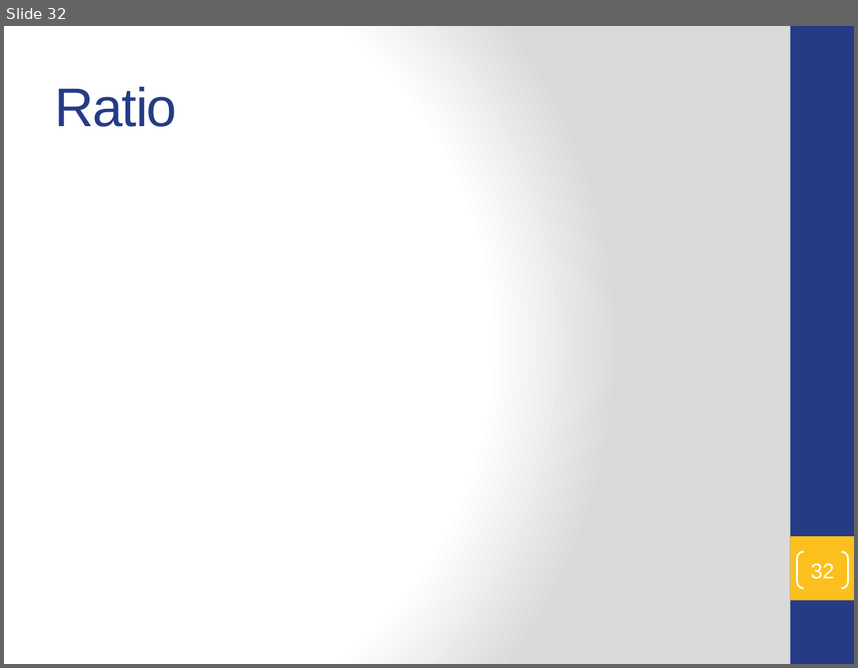
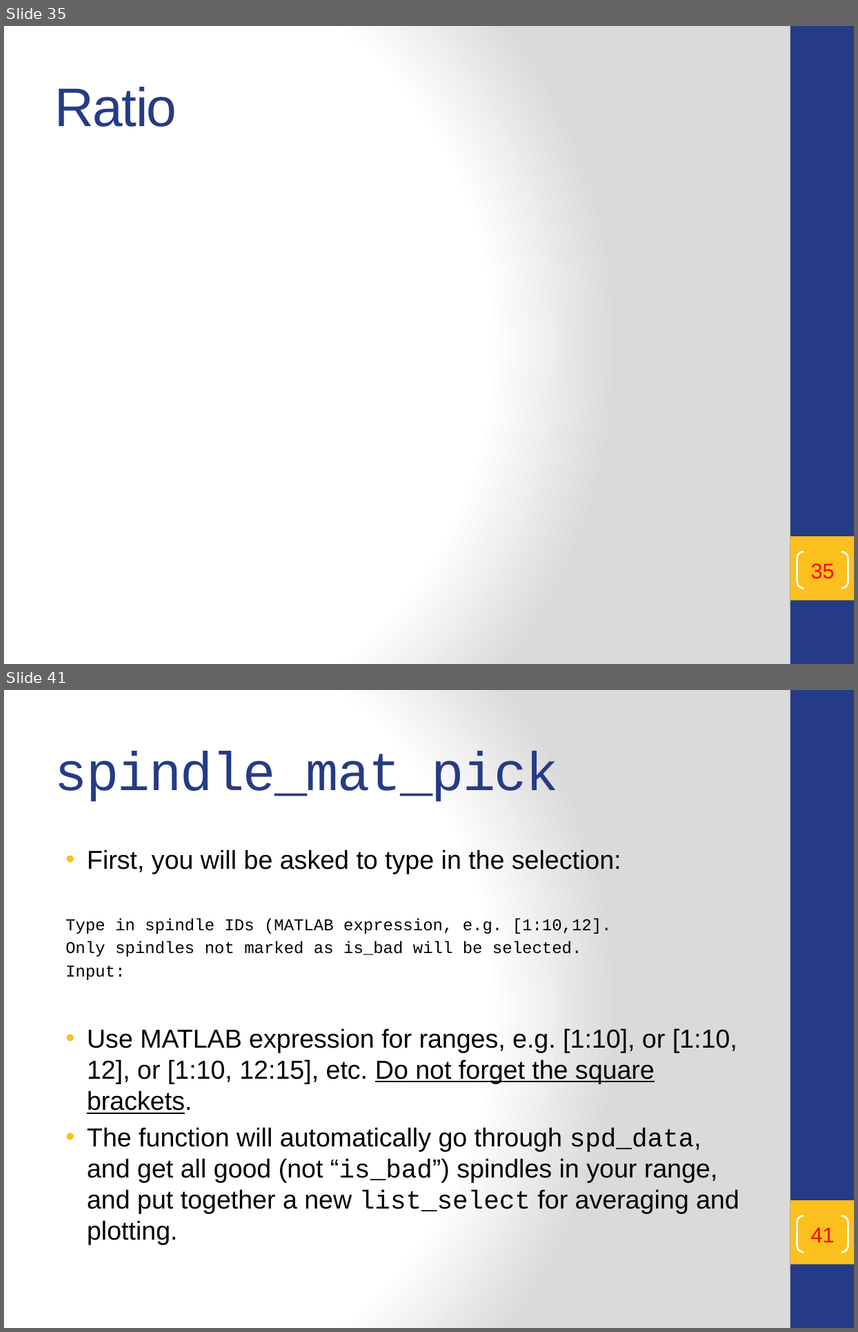
Before and after one commit to t47io/SpindleUtil, a slide deck: Scripts/SpindleQuantify/README.pptx. Shown one above the other, each under a label of ours: slide 32 before the commit, slides 35 and 41 after it; the slides between them are not shown. The pictures are 858x668 and 858x1332 pixels, drawn with LibreOffice and Linux fonts; fonts in the diff are those of the drawing; background and template pictures are left out. Boxes give left, top, right and bottom in pixels: in the first picture for what was removed or moved away, otherwise in the second. Text is boxed around its words. In the diff, an @@ line names an element or a change of style, - is before the commit and + after.

```diff
--- a/Scripts/SpindleQuantify/README.pptx
+++ b/Scripts/SpindleQuantify/README.pptx
@@ slide 41 added at (x1=4, y1=690, x2=854, y2=1328), background gradient #FFFFFF to #DADADA; not listed: 2 template elements that a slide beside it also shows @@
@@ title added at (x1=55, y1=751, x2=559, y2=802), 46 pt, text #263B86 @@
+spindle_mat_pick
@@ text added at (x1=65, y1=849, x2=740, y2=1245), 22 pt, text #000000 @@
+• First, you will be asked to type in the selection:
+Type in spindle IDs (MATLAB expression, e.g. [1:10,12].
+Only spindles not marked as is_bad will be selected.
+Input:
+• Use MATLAB expression for ranges, e.g. [1:10], or [1:10, 12], or [1:10, 12:15], etc. Do not forget the square brackets.
+• The function will automatically go through spd_data, and get all good (not “is_bad”) spindles in your range, and put together a new list_select for averaging and plotting.
@@ page number added at (x1=797, y1=1215, x2=848, y2=1252), outline #FFFFFF 1.5 pt, 18 pt, text #FF0000 @@
+41
@@ what was slide 32 is now slide 35 @@
@@ page number at (x1=811, y1=563, x2=834, y2=579): text changed; text colour #FFFFFF to #FF0000 @@
-32
+35
```
Also in this commit, not shown: 9 slides changed, 24 other slides added, 2 other files.
